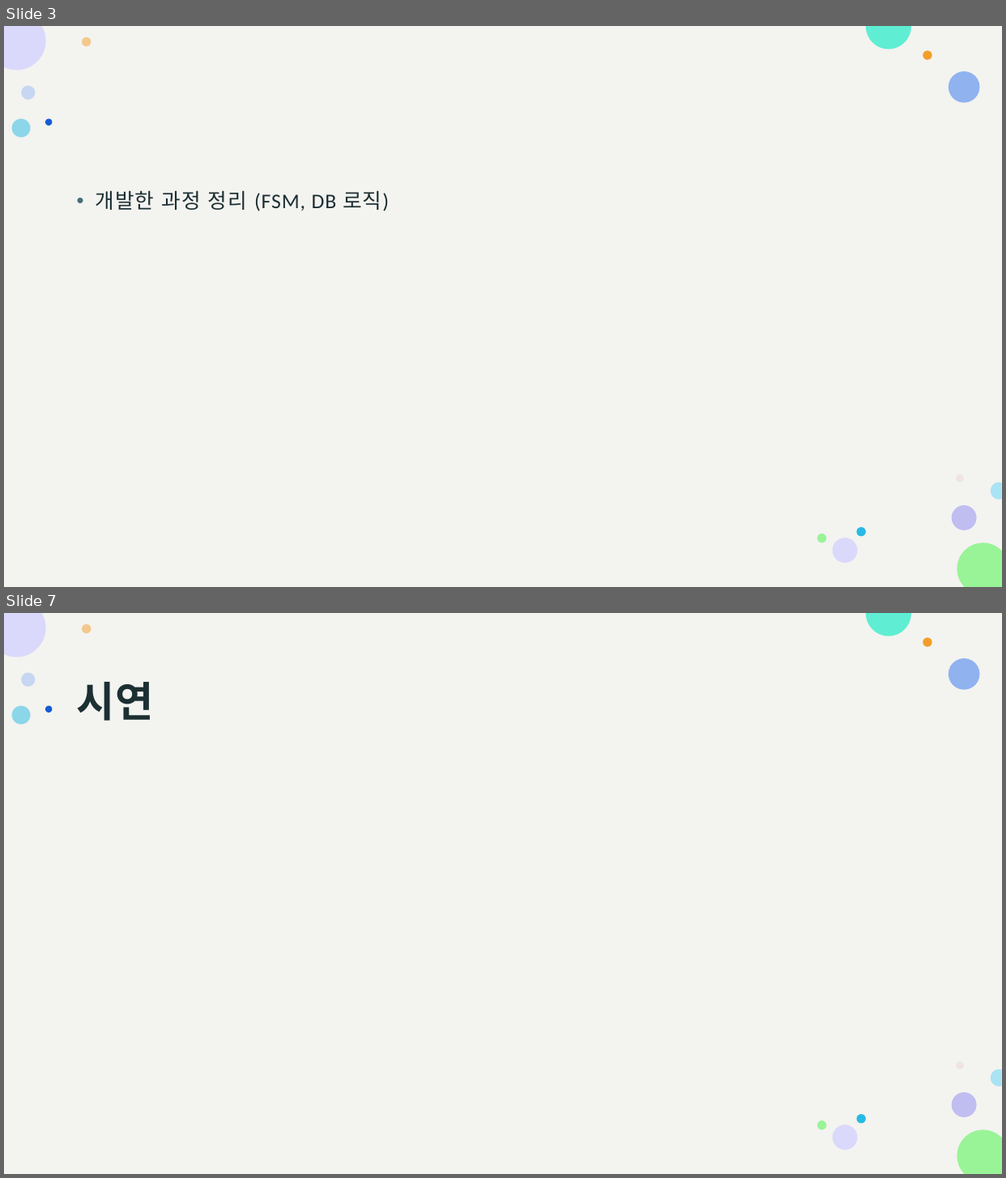
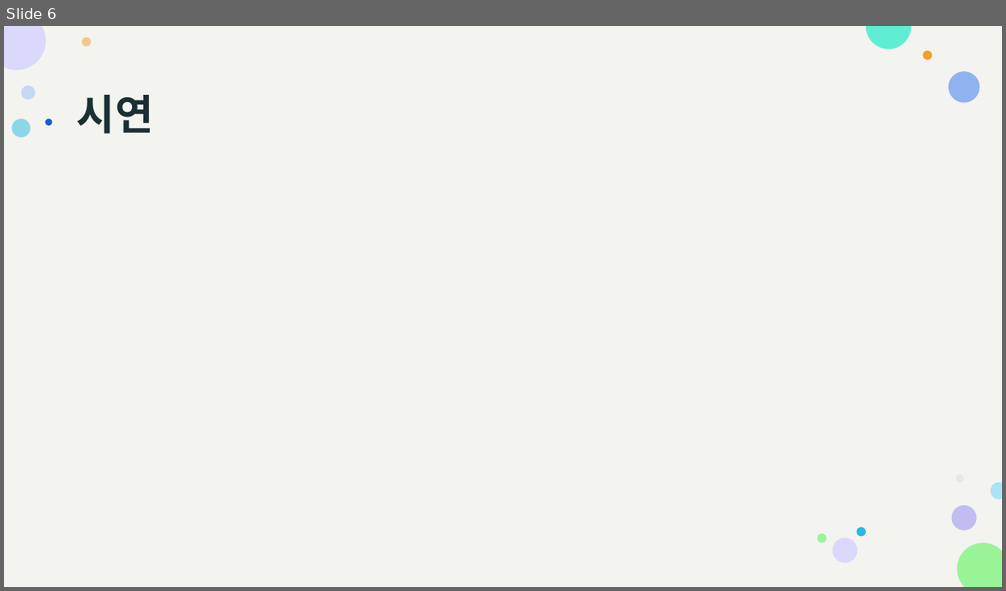
Before and after one commit to pknu-wap/Maple-Survival, a slide deck: 발표자료/최종발표.pptx. Shown one above the other, each under a label of ours: slides 3 and 7 before the commit, slide 6 after it; the slides between them are not shown. The pictures are 1006x1178 and 1006x591 pixels, drawn with LibreOffice and Linux fonts; fonts in the diff are those of the drawing. Boxes give left, top, right and bottom in pixels: in the first picture for what was removed or moved away, otherwise in the second. Text is boxed around its words. In the diff, an @@ line names an element or a change of style, - is before the commit and + after.

```diff
--- a/발표자료/최종발표.pptx
+++ b/발표자료/최종발표.pptx
@@ slide 3 removed at (x1=4, y1=26, x2=1002, y2=587), background #FFFFFF; not listed: 16 template elements that a slide beside it also shows @@
@@ text removed at (x1=96, y1=190, x2=389, y2=211) @@
-• 개발한 과정 정리 (FSM, DB 로직)
@@ what was slide 7 is now slide 6 @@
```
Also in this commit, not shown: 7 slides changed, 1 other slide removed.
